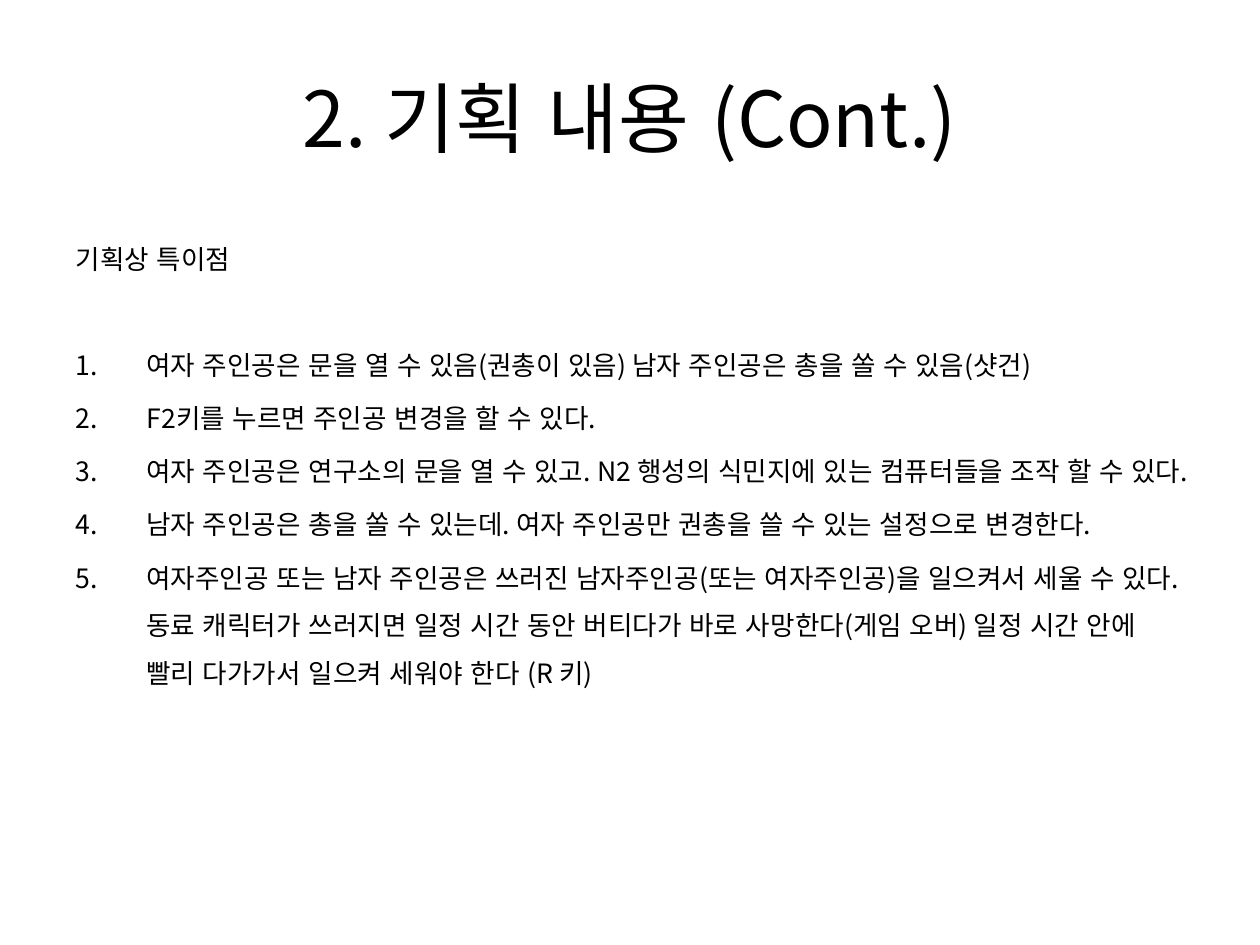
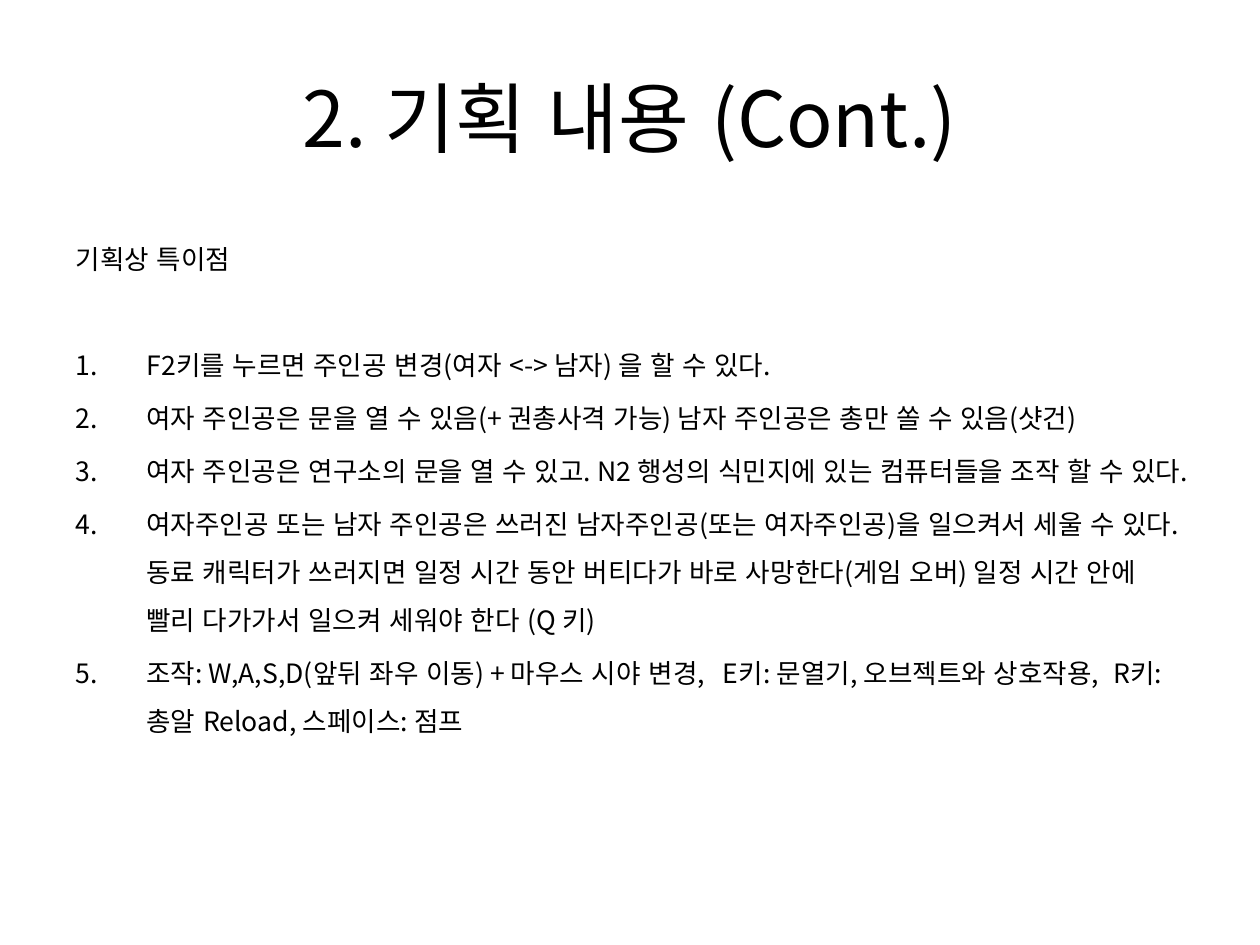
Before and after one commit to TomLeeLive/enpgame, a slide deck: slide 7 of doc/_pt_doc/N2_Team_1st_PT_20161024.pptx (slide 6 before the commit). Drawn at 1260x945 pixels with LibreOffice and Linux fonts; fonts in the diff are those of the drawing; background and template pictures are left out. Boxes give left, top, right and bottom in pixels: in the first picture for what was removed or moved away, otherwise in the second. Text is boxed around its words. In the diff, an @@ line names an element or a change of style, - is before the commit and + after.

```diff
--- a/doc/_pt_doc/N2_Team_1st_PT_20161024.pptx
+++ b/doc/_pt_doc/N2_Team_1st_PT_20161024.pptx
@@ rectangle added at box(15, 16, 1245, 929), fill #FFFFFF at 67% opacity @@
@@ text at box(146, 352, 1076, 433): text changed @@
-1. 여자 주인공은 문을 열 수 있음(권총이 있음) 남자 주인공은 총을 쏠 수 있음(샷건)
-2. F2키를 누르면 주인공 변경을 할 수 있다.
+1. F2키를 누르면 주인공 변경(여자 <-> 남자) 을 할 수 있다.
+2. 여자 주인공은 문을 열 수 있음(+ 권총사격 가능) 남자 주인공은 총만 쏠 수 있음(샷건)
@@ text at box(146, 512, 1179, 736): text changed @@
-4. 남자 주인공은 총을 쏠 수 있는데. 여자 주인공만 권총을 쓸 수 있는 설정으로 변경한다.
-5. 여자주인공 또는 남자 주인공은 쓰러진 남자주인공(또는 여자주인공)을 일으켜서 세울 수 있다. 동료 캐릭터가 쓰러지면 일정 시간 동안 버티다가 바로 사망한다(게임 오버) 일정 시간 안에 빨리 다가가서 일으켜 세워야 한다 (R 키)
+4. 여자주인공 또는 남자 주인공은 쓰러진 남자주인공(또는 여자주인공)을 일으켜서 세울 수 있다. 동료 캐릭터가 쓰러지면 일정 시간 동안 버티다가 바로 사망한다(게임 오버) 일정 시간 안에 빨리 다가가서 일으켜 세워야 한다 (Q 키)
+5. 조작: W,A,S,D(앞뒤 좌우 이동) + 마우스 시야 변경, E키: 문열기, 오브젝트와 상호작용, R키:총알 Reload, 스페이스: 점프
```
Also in this commit, not shown: 7 other slides changed, 1 slide added.
